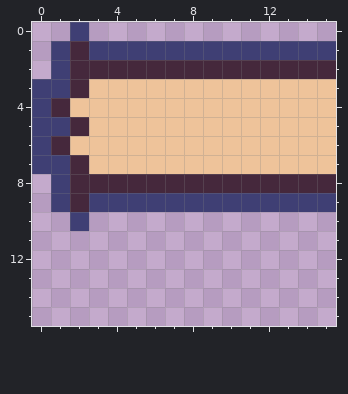
Pixel-art file -- gfx/battle/attackbar.aseprite. This is how it looked before the edit.
16x16 pixels, 1 frame.
Once edited:
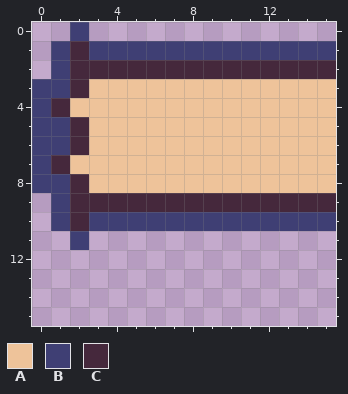
Palette (. is transparent): A #eec39a  B #3f3f74  C #45283c
Difference:
The author changed colour C to colour A in row 7 at x 2; in row 8 at x 3 to 15.
Colour B now appears in row 8 at x 0; in row 10 at x 1 and 3 to 15; in row 11 at x 2.
The author changed colour C to colour B in row 6 at x 1.
The author changed colour A to colour C in row 6 at x 2.
The author changed colour B to colour C in row 7 at x 1; in row 9 at x 3 to 15; in row 10 at x 2.
Boxes around the changes in both pictures, in picture pixels (x1, y1, x2, y2):
changed: (32, 136, 336, 250)
